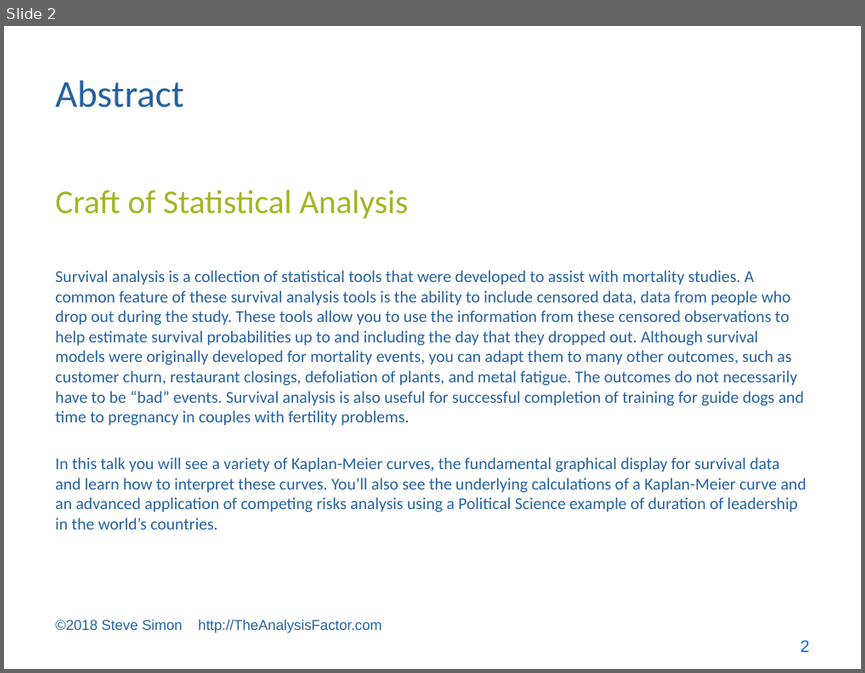
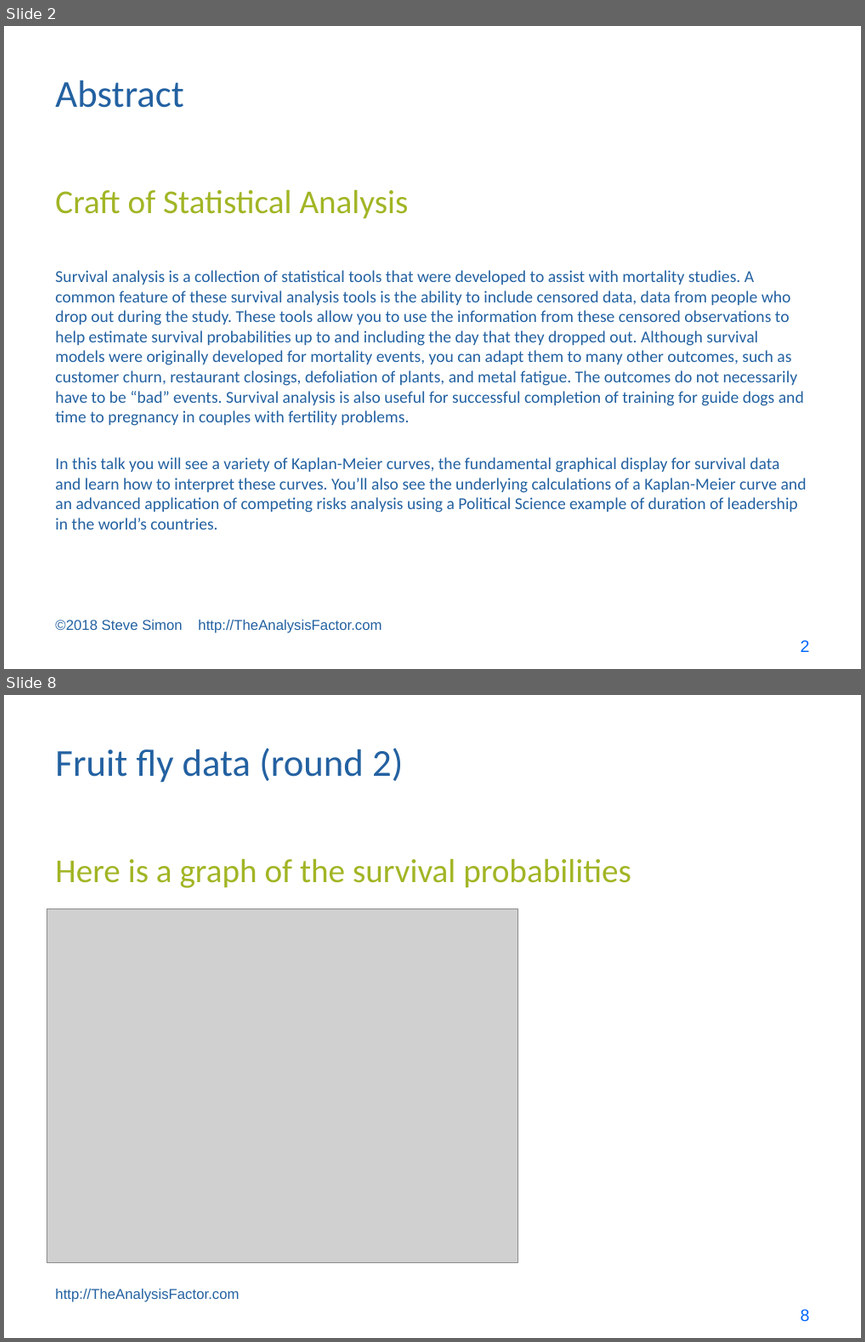
Before and after one commit to pmean/survival-models, a slide deck: bin/cosa lecture.pptx. Shown one above the other, each under a label of ours: slide 2 before the commit, slides 2 and 8 after it; the slides between them are not shown. The pictures are 865x673 and 865x1342 pixels, drawn with LibreOffice and Linux fonts; fonts in the diff are those of the drawing; grey boxes stand for pictures. Boxes give left, top, right and bottom in pixels: in the first picture for what was removed or moved away, otherwise in the second. Text is boxed around its words. In the diff, an @@ line names an element or a change of style, - is before the commit and + after.

```diff
--- a/bin/cosa lecture.pptx
+++ b/bin/cosa lecture.pptx
@@ slide 8 added at [4,695,861,1338], background #FFFFFF @@
@@ title added at [55,748,403,783], 32 pt, text #2361A1 @@
+Fruit fly data (round 2)
@@ text added at [55,858,631,888], 28 pt, text #A2B525 @@
+Here is a graph of the survival probabilities
@@ picture added at [46,909,518,1262] @@
@@ text added at [55,1288,239,1302], 12 pt, text #2361A1 @@
+http://TheAnalysisFactor.com
@@ page number added at [800,1309,810,1321], 14 pt, text #0066FF @@
+8
```
Also in this commit, not shown: 19 other slides added, 9 other files.
